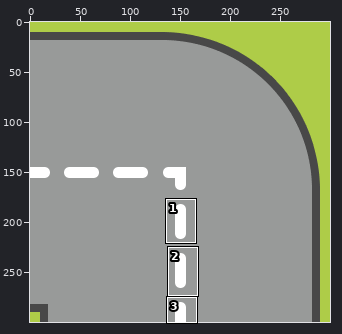
Edited in one commit: sprite sheet (WPFApp/Resources/Tracks/cornerTR.png). The picture above shows the old version from afar; the outline marks the close-up.
Close-up. First the earlier version:
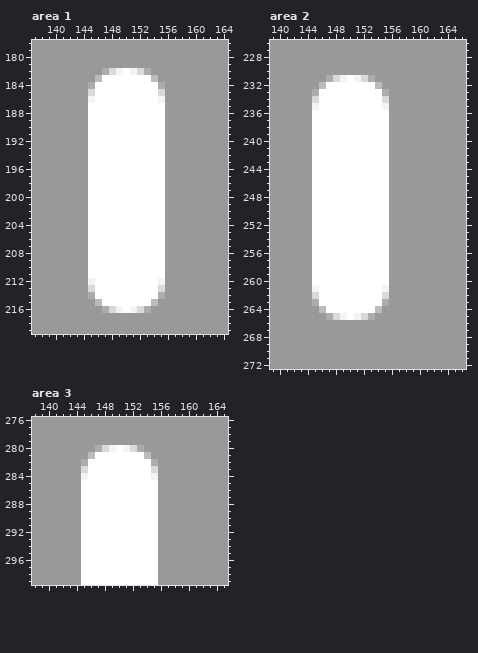
The file is 300x300 pixels. Colours within 5 levels of each other are drawn and written as one. Shown: area 1: x 137..164, y 178..219; area 2: x 139..166, y 226..272; area 3: x 138..165, y 276..299. The commit also changed other parts of the picture, which this record leaves out.
The same view after the edit:
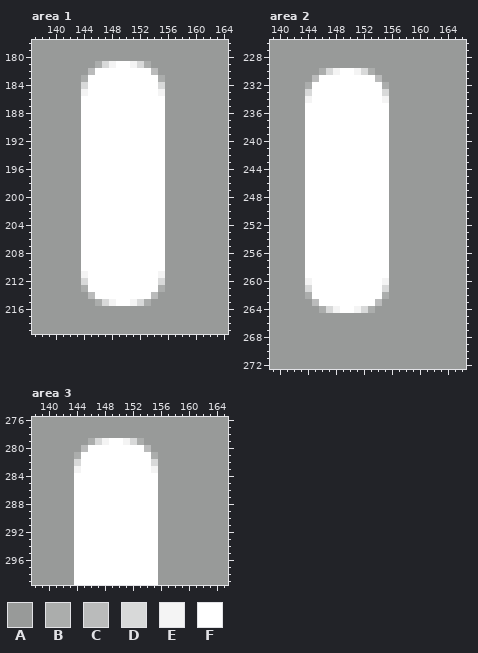
Palette (. is transparent): A #989a99  B #abadac  C #babbbb  D #d8d9d9  E #f4f4f4  F #ffffff
The edit:
Changed rows in their new state; - is an unchanged pixel.
Area 1:
first column x 144:
181 --BDEFFEDB--
182 -CFFFF-FFFC-
183 BFF-------FB
184 DF---------D
185 EF---------E
186 FF---------F
187 F-----------
188 F-----------
189 F-----------
190 F-----------
191 F-----------
192 F-----------
193 F-----------
194 F-----------
195 F-----------
196 F-----------
197 F-----------
198 F-----------
199 F-----------
200 F-----------
201 F-----------
202 F-----------
203 F-----------
204 F-----------
205 F-----------
206 F-----------
207 F-----------
208 F-----------
209 F-----------
210 F-----------
211 E----------E
212 DF---------D
213 BF---------B
214 -C--------CA
215 --BDE--EDBA-
216 ---AAAAAAA--
Area 2:
first column x 144:
230 --BDEFFEDB--
231 -CFFFF-FFFC-
232 BFF-------FB
233 DF---------D
234 EF---------E
235 FF---------F
236 F-----------
237 F-----------
238 F-----------
239 F-----------
240 F-----------
241 F-----------
242 F-----------
243 F-----------
244 F-----------
245 F-----------
246 F-----------
247 F-----------
248 F-----------
249 F-----------
250 F-----------
251 F-----------
252 F-----------
253 F-----------
254 F-----------
255 F-----------
256 F-----------
257 F-----------
258 F-----------
259 F-----------
260 E----------E
261 DF---------D
262 BF---------B
263 -C--------CA
264 --BDE--EDBA-
265 ---AAAAAAA--
Area 3:
first column x 144:
279 --BDEFFEDB--
280 -CFFFF-FFFC-
281 BFF-------FB
282 DF---------D
283 EF---------E
284 FF---------F
285 F-----------
286 F-----------
287 F-----------
288 F-----------
289 F-----------
290 F-----------
291 F-----------
292 F-----------
293 F-----------
294 F-----------
295 F-----------
296 F-----------
297 F-----------
298 F-----------
299 F-----------
